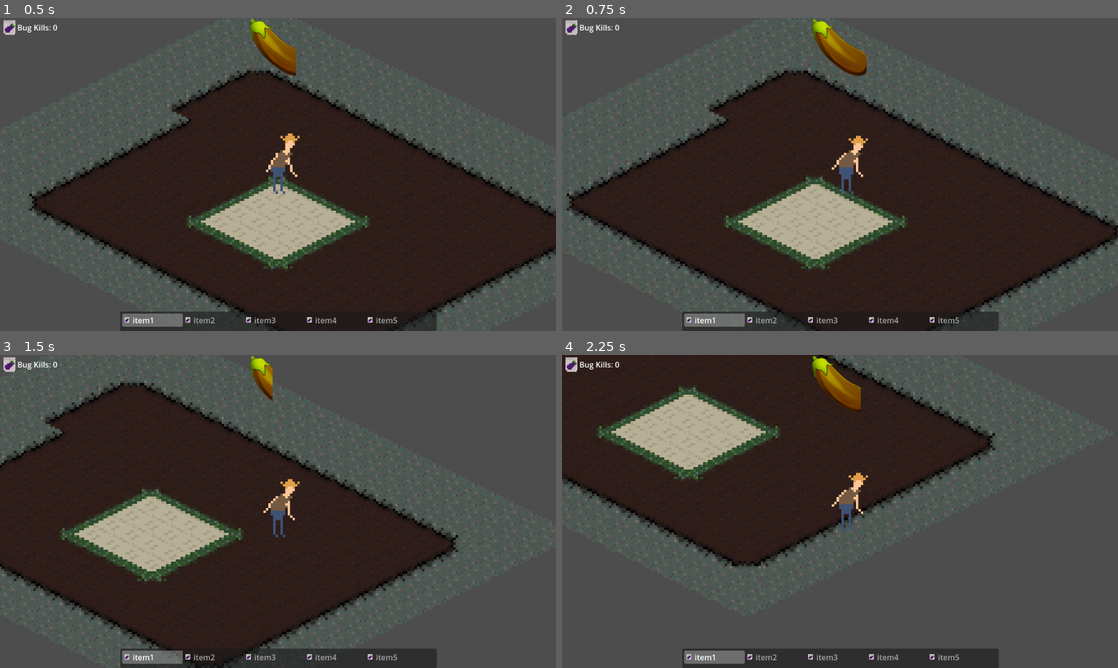
Above: before the commit, frames 1-4 (two rows, left to right).
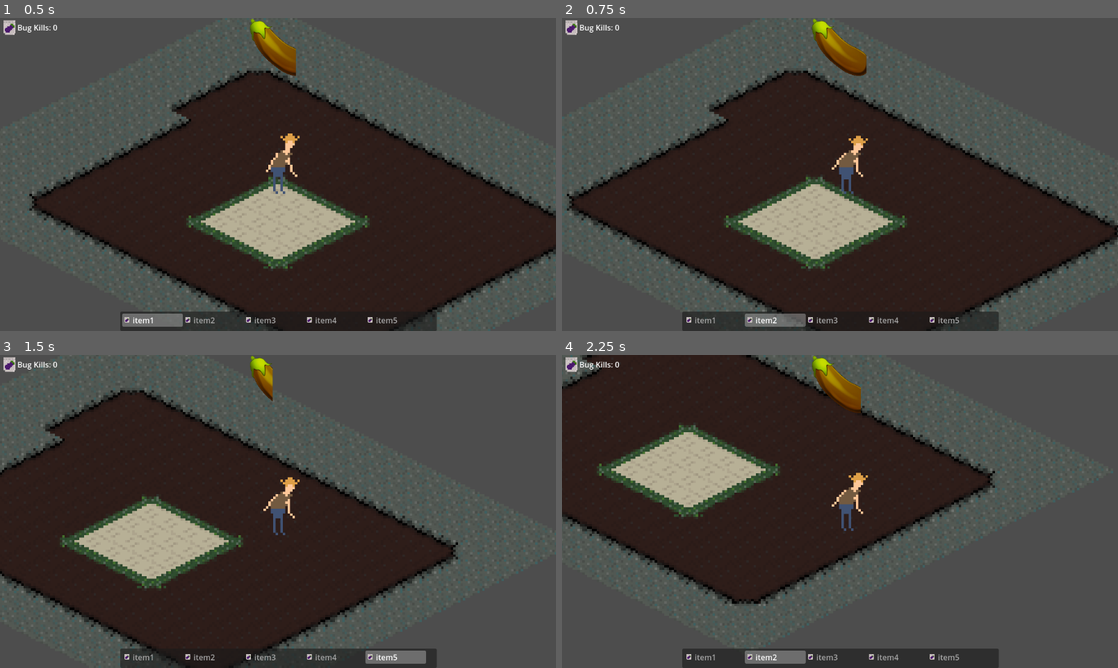
Above: after the commit, the same moments.

Repository: henreedev/final-farm
Game: Godot game, scene res://scenes/main.tscn
Two runs of this game, one before a commit and one after it. Both use one fixed random seed, a clock stepped at 60 frames per second and the inputs below.
Inputs (mouse positions are in pixels of both pictures, inside the frame that each line leads up to):
- Up to frame 1 (0.5 s): no input
- Up to frame 2 (0.75 s): move the mouse to (962, 158) at 0.52 s; hold D (Right) from 0.53 s (still down); tap Mouse wheel down (scroll_down) at 0.6 s
- Up to frame 3 (1.5 s): tap Mouse wheel up (scroll_up) at 0.8, 1.35 s; move the mouse to (166, 527) at 1.27 s; release D (Right) at 1.28 s; hold S (Down) from 1.28 s (still down)
- Up to frame 4 (2.25 s): tap Mouse wheel down (scroll_down) at 1.55, 2.1 s; move the mouse to (895, 442) at 2.02 s; release S (Down) at 2.03 s; hold D (Right) from 2.03 s (still down)

Frame 1 is identical in both runs. In frame 2, 0.9% of the frame differs, in the area x 22-44%, y 94-99%; in frame 3, 9.5%; in frame 4, 23%, in the area x 0-97%, y 0-99%.

Commit message:
adjusted player movement for isometric tiles

Diff:
--- a/scenes/UI/upgrade_menu.tscn
+++ b/scenes/UI/upgrade_menu.tscn
@@ -22,12 +22,12 @@
 anchors_preset = 15
 anchor_right = 1.0
 anchor_bottom = 1.0
-offset_left = 10.0
-offset_top = 10.0
-offset_right = -10.0
-offset_bottom = -10.0
 grow_horizontal = 2
 grow_vertical = 2
+theme_override_constants/margin_left = 20
+theme_override_constants/margin_top = 20
+theme_override_constants/margin_right = 20
+theme_override_constants/margin_bottom = 20
 
 [node name="TabContainer" type="TabContainer" parent="MarginContainer"]
 layout_mode = 2
--- a/scenes/player/player.gd
+++ b/scenes/player/player.gd
@@ -2,13 +2,15 @@
 
 
 const SPEED = 70.0
-
+const ISOMETRIC_MOVEMENT_ADJUST = 0.5
 
 func _physics_process(delta: float) -> void:
 
 	# Get the input direction and handle the movement/deceleration.
 	# As good practice, you should replace UI actions with custom gameplay actions.
+
 	var input_direction := Input.get_vector("Left","Right","Up","Down")
+	input_direction.y *= 0.7 if not input_direction.x else ISOMETRIC_MOVEMENT_ADJUST
 	velocity = input_direction * SPEED
 
 
--- a/scripts/player_ui.gd
+++ b/scripts/player_ui.gd
@@ -10,14 +10,14 @@
 # Called every frame. 'delta' is the elapsed time since the previous frame.
 func _process(delta: float) -> void:
 	$FoodProgressBar.value += 1
-	if $FoodProgressBar.value == 100:
+	if $FoodProgressBar.value >= 100:
 		$FoodProgressBar.value = 0
 	process_scroll()
 
 
 
 func process_scroll():
-	var scroll_direction = Input.get_axis("ui_text_scroll_down","ui_text_scroll_up")
+	var scroll_direction = Input.get_axis("scroll_down","scroll_up")
 	if scroll_direction != 0:
 		print(scroll_direction)
 		currentSelectedItemIndex+= scroll_direction
@@ -26,5 +26,6 @@
 			currentSelectedItemIndex += 5
 
 
+
 	$ItemList.select(currentSelectedItemIndex)
 	pass
Not shown: 1 places in scenes/main.tscn that only renumber resources
Not shown: 1 places in scenes/player/player.tscn that only renumber resources
